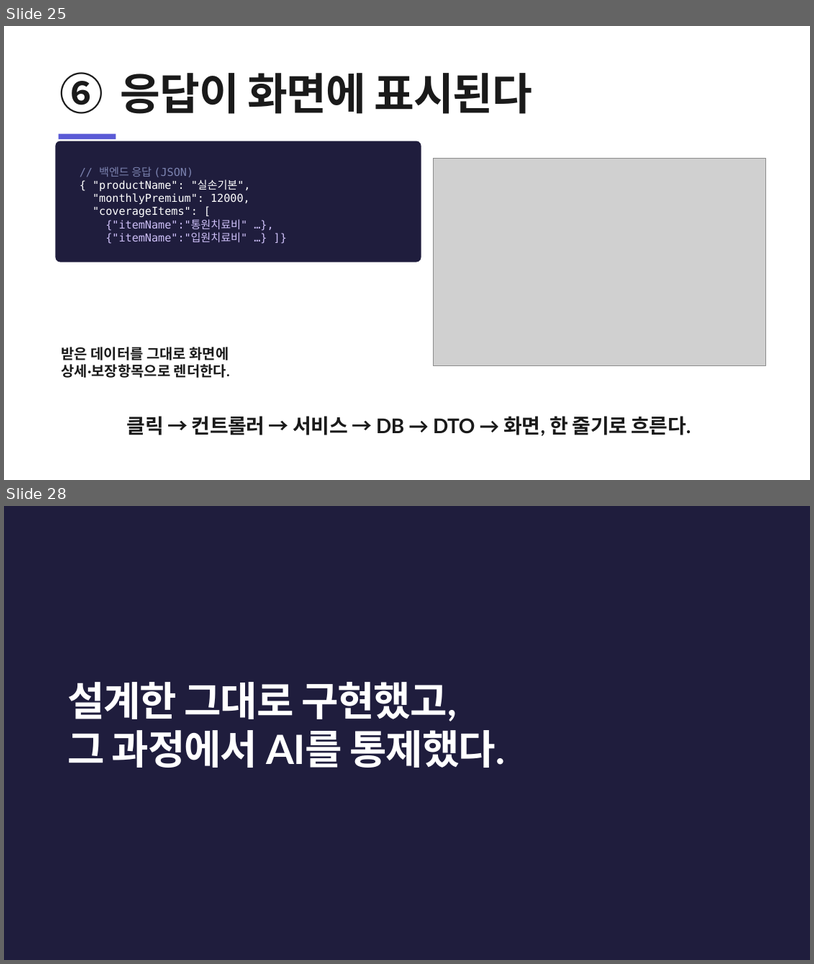
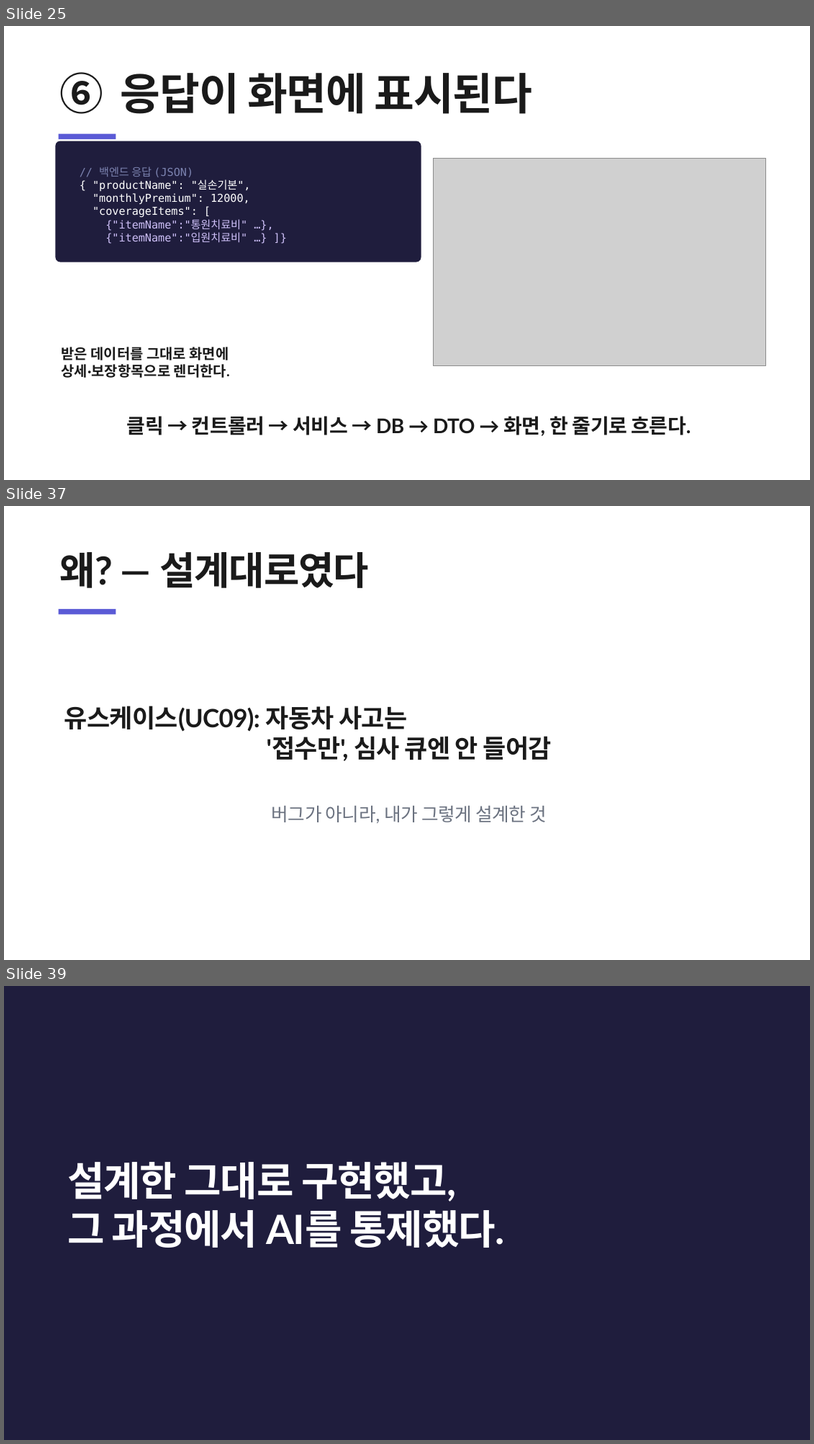
Before and after one commit to heyoonyoon/distributed-programming, a slide deck: docs/presentation/보험발표-figma.pptx. Shown one above the other, each under a label of ours: slides 25 and 28 before the commit, slides 25, 37 and 39 after it; the slides between them are not shown. The pictures are 814x964 and 814x1444 pixels, drawn with LibreOffice and Linux fonts; fonts in the diff are those of the drawing; grey boxes stand for pictures. Boxes give left, top, right and bottom in pixels: in the first picture for what was removed or moved away, otherwise in the second. Text is boxed around its words. In the diff, an @@ line names an element or a change of style, - is before the commit and + after.

```diff
--- a/docs/presentation/보험발표-figma.pptx
+++ b/docs/presentation/보험발표-figma.pptx
@@ slide 37 added at bbox=[4, 506, 810, 960], background #FFFFFF @@
@@ text added at bbox=[59, 552, 369, 588], 46 pt, text #1A1A1A, bold @@
+왜? — 설계대로였다
@@ rectangle added at bbox=[59, 609, 116, 614], fill #5B5BD6 @@
@@ text added at bbox=[64, 705, 552, 761], 30 pt, text #1A1A1A, bold @@
+유스케이스(UC09): 자동차 사고는
+'접수만', 심사 큐엔 안 들어감
@@ text added at bbox=[272, 806, 547, 823], 22 pt, text #6B7280 @@
+버그가 아니라, 내가 그렇게 설계한 것
@@ what was slide 28 is now slide 39 @@
```
Also in this commit, not shown: 12 other slides added, 2 slides removed, 1 other file.
